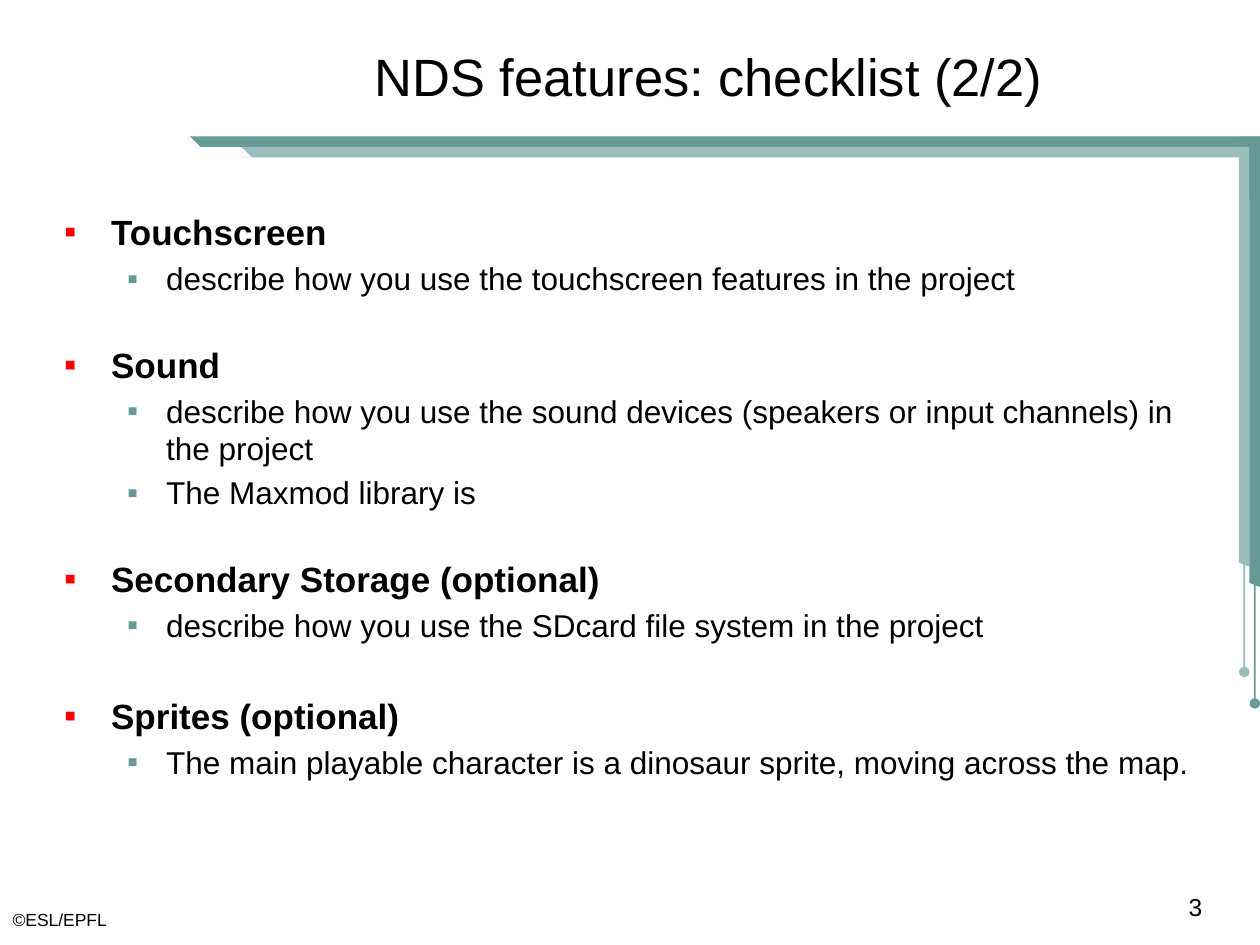
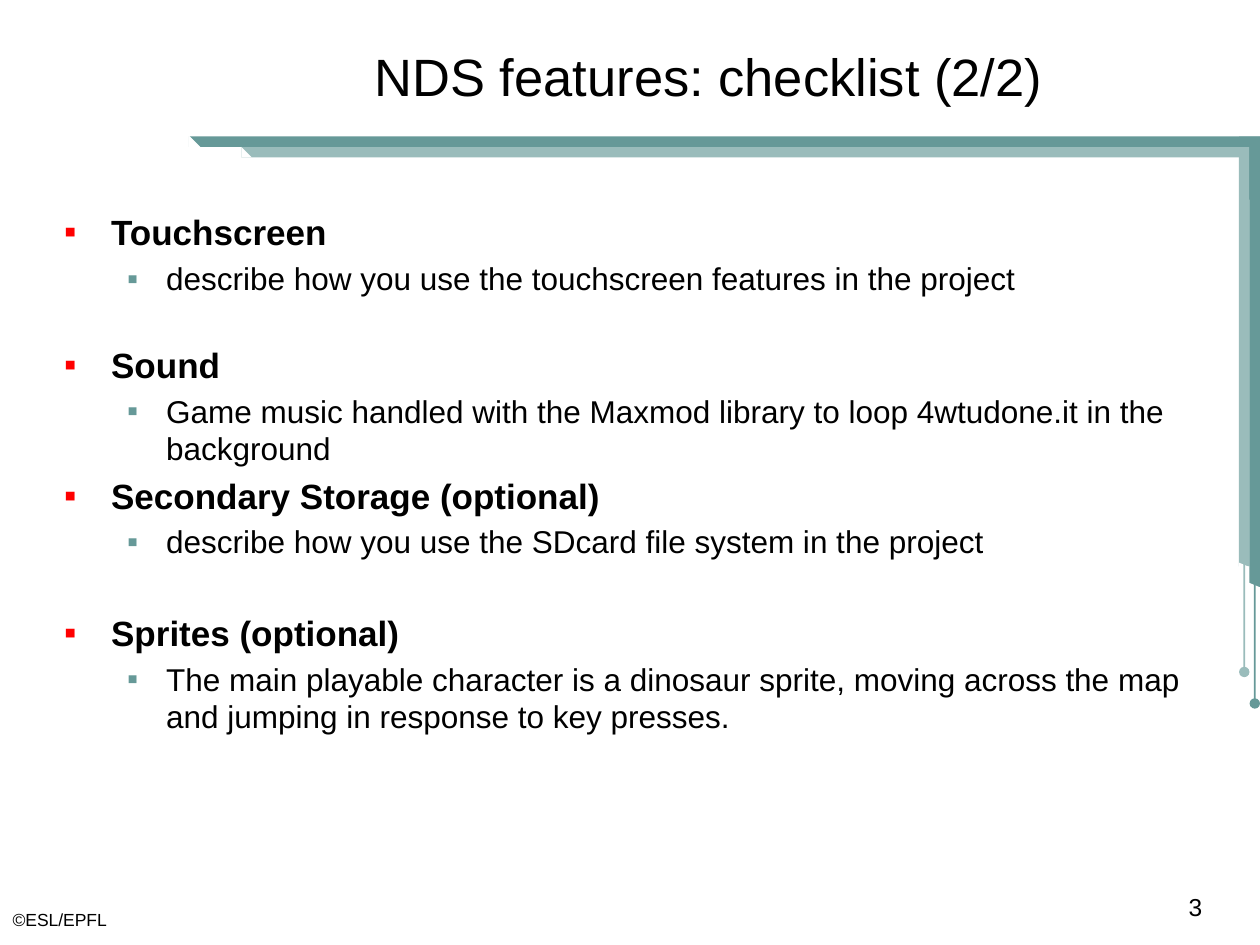
Before and after one commit to thomasonzhou/dino-run-nds, a slide deck: slide 3 of docs/Dino_Run_Presentation.pptx. Drawn at 1260x945 pixels with LibreOffice and Linux fonts; fonts in the diff are those of the drawing; background and template pictures are left out. Boxes give left, top, right and bottom in pixels: in the first picture for what was removed or moved away, otherwise in the second. Text is boxed around its words. In the diff, an @@ line names an element or a change of style, - is before the commit and + after.

```diff
--- a/docs/Dino_Run_Presentation.pptx
+++ b/docs/Dino_Run_Presentation.pptx
@@ text at [166, 400, 1164, 466]: text changed @@
-  ▪ describe how you use the sound devices (speakers or input channels) in the project
-  ▪ The Maxmod library is
+  ▪ Game music handled with the Maxmod library to loop 4wtudone.it in the background
@@ text at [166, 668, 1179, 734]: text changed @@
-  ▪ The main playable character is a dinosaur sprite, moving across the map.
+  ▪ The main playable character is a dinosaur sprite, moving across the map and jumping in response to key presses.
```
Also in this commit, not shown: 1 other slide changed, 1 other file.
